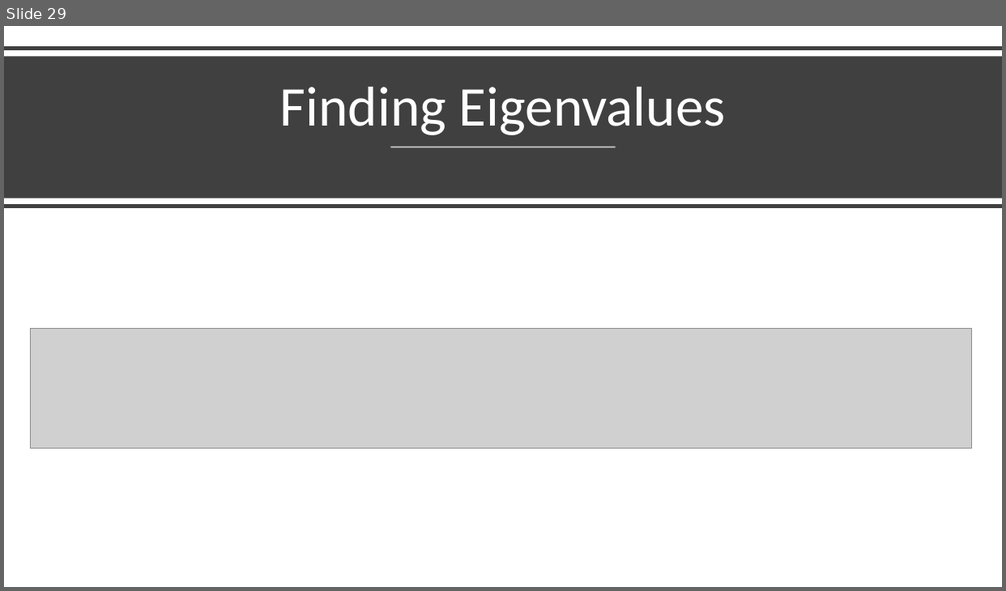
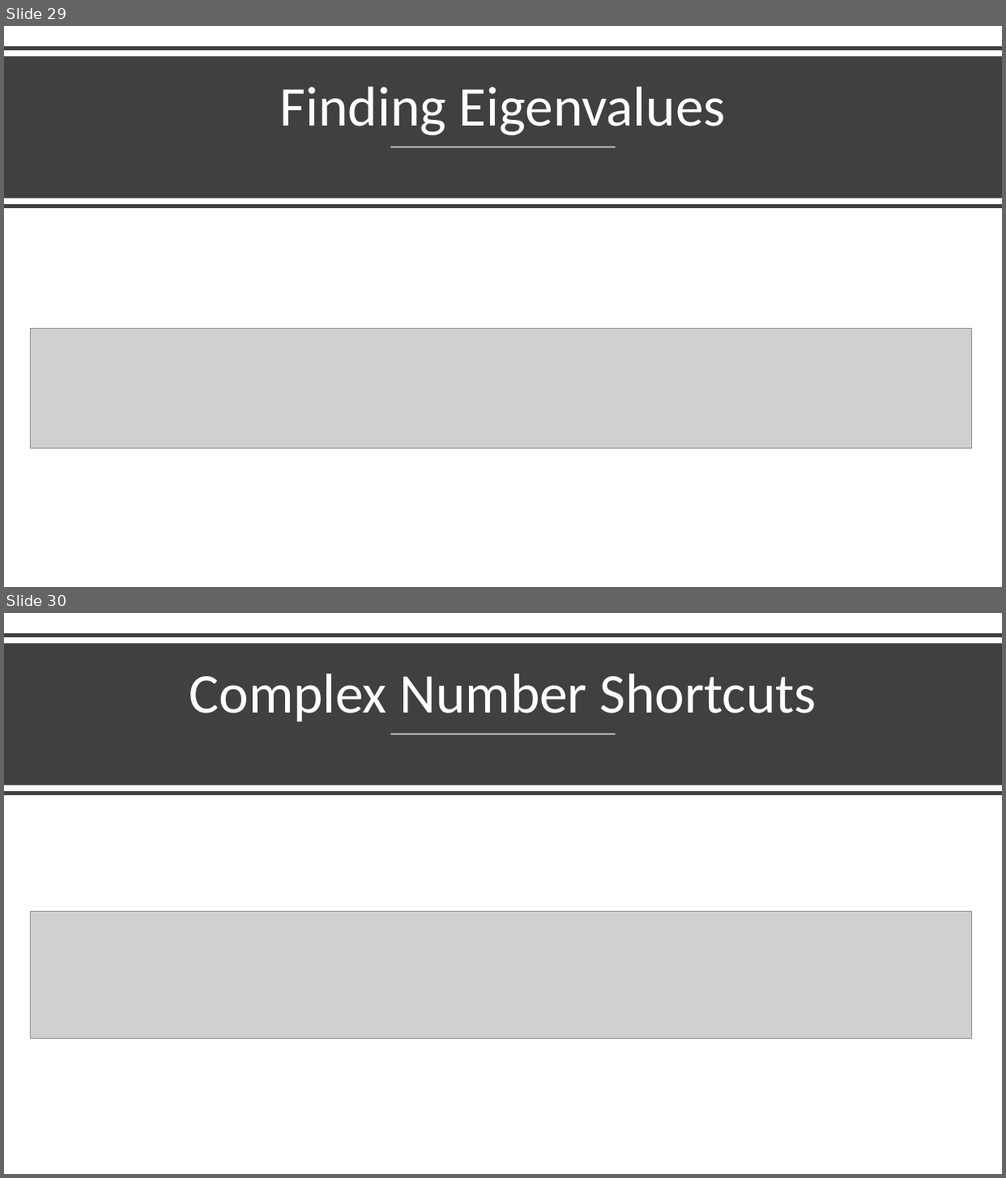
Before and after one commit to Jeffchen54/Linear-Definitions-and-Theorems, a slide deck: Unit 3-4 Theorems.pptx. Shown one above the other, each under a label of ours: slide 29 before the commit, slides 29 and 30 after it. The pictures are 1006x591 and 1006x1178 pixels, drawn with LibreOffice and Linux fonts; fonts in the diff are those of the drawing; grey boxes stand for pictures. Boxes give left, top, right and bottom in pixels: in the first picture for what was removed or moved away, otherwise in the second. Text is boxed around its words. In the diff, an @@ line names an element or a change of style, - is before the commit and + after.

```diff
--- a/Unit 3-4 Theorems.pptx
+++ b/Unit 3-4 Theorems.pptx
@@ slide 30 added at box(4, 613, 1002, 1174), background #FFFFFF @@
@@ line added from (4, 636) to (1002, 636), #404040 4 pt @@
@@ rectangle added at box(4, 643, 1002, 786), fill #404040 @@
@@ title added at box(189, 674, 816, 722), 54 pt, text #FFFFFF @@
+Complex Number Shortcuts
@@ line added from (391, 735) to (616, 735), #FFFFFF 1.5 pt @@
@@ line added from (4, 794) to (1002, 794), #404040 4 pt @@
@@ picture added at box(30, 912, 971, 1039) @@
```
Also in this commit, not shown: 1 other slide added, 1 other file.
